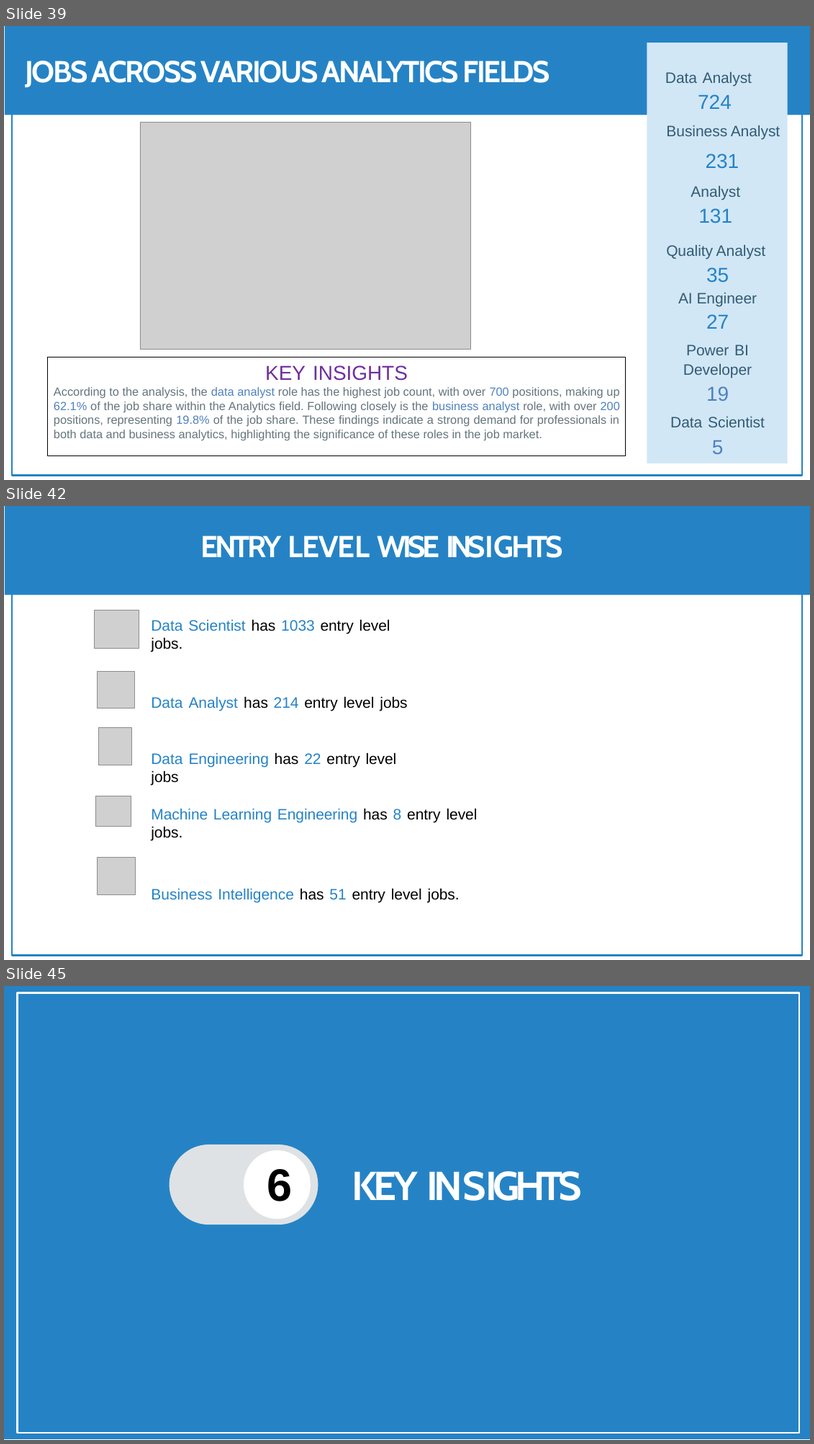
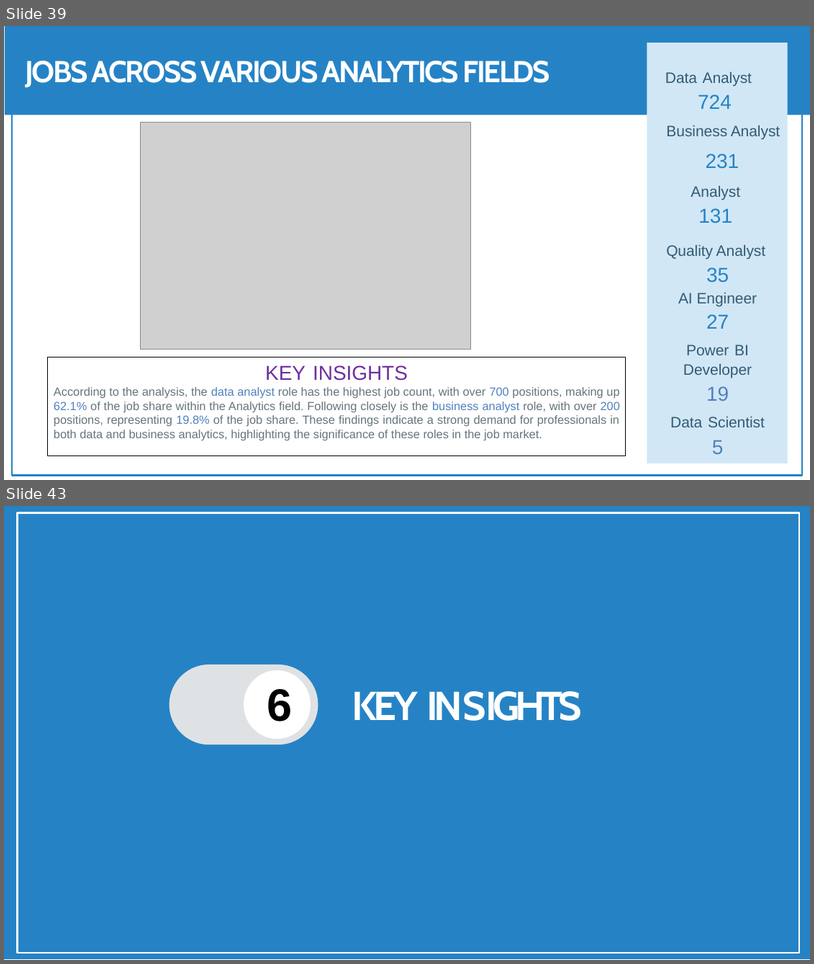
Before and after one commit to shashank297/HR-Recruitment-Data-Analysis-, a slide deck: Presentation/HR & Job Dashboard.pptx. Shown one above the other, each under a label of ours: slides 39, 42 and 45 before the commit, slides 39 and 43 after it; the slides between them are not shown. The pictures are 814x1444 and 814x964 pixels, drawn with LibreOffice and Linux fonts; fonts in the diff are those of the drawing; grey boxes stand for pictures; background and template pictures are left out. Boxes give left, top, right and bottom in pixels: in the first picture for what was removed or moved away, otherwise in the second. Text is boxed around its words. In the diff, an @@ line names an element or a change of style, - is before the commit and + after.

```diff
--- a/Presentation/HR & Job Dashboard.pptx
+++ b/Presentation/HR & Job Dashboard.pptx
@@ slide 42 removed at [4,506,810,960], background #FFFFFF; not listed: 1 template element that a slide beside it also shows @@
@@ title removed at [201,536,563,558] @@
-ENTRY LEVEL WISE INSIGHTS
@@ text removed at [151,619,407,785] @@
-Data Scientist has 1033 entry level jobs.
-Data Analyst has 214 entry level jobs
-Data Engineering has 22 entry level jobs
@@ group removed at [5,506,810,895]: 5 pictures, 1 freeform shape @@
@@ text removed at [151,808,478,902] @@
-Machine Learning Engineering has 8 entry level jobs.
-Business Intelligence has 51 entry level jobs.
@@ what was slide 45 is now slide 43 @@
```
Also in this commit, not shown: 1 slide changed, 4 slides added, 5 other slides removed.
